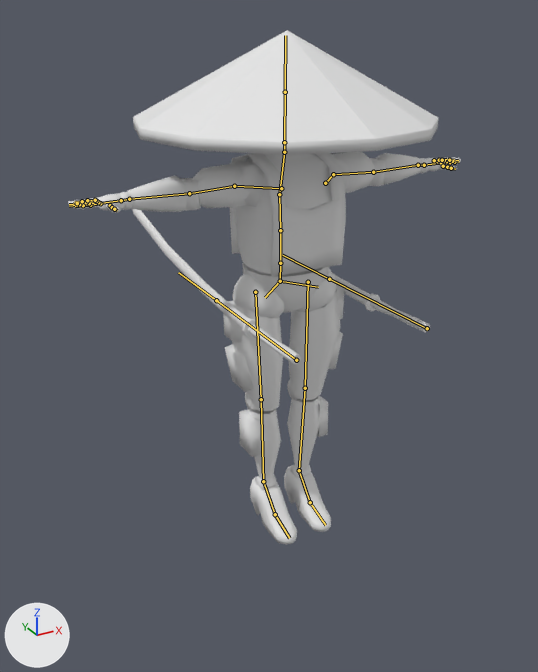
Renders of the Blender file Criação de Personagens II/Proxy Model.blend from each side of a commit.
Before and after are seen from a 50 mm camera at (-2.26, -3.88, 3.36) aimed at (-0.11, 0.02, 1.41). Arrows for +X, +Y and +Z are at lower left; the lights stay in place. The picture after the commit comes second. The bones that bend it are drawn over the model as lines.

Names of what the first picture shows: 'Chapéu', 'Character', 'Katana.L', 'Katana.R'.
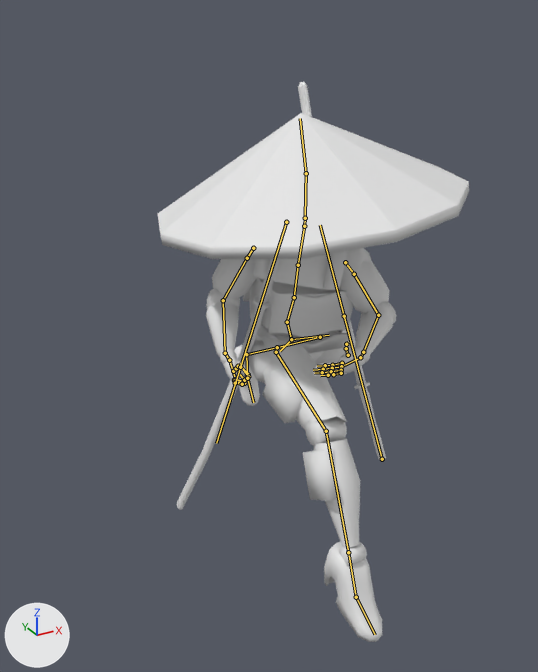
The newer file adds an action. The first version stands in its rest pose; the second is drawn at frame 10 of the action 'Corrida'.

Location of each change, (x1, y1, x2, y2) in pixels of the pictures (538 x 672 px):
'Character', posed (52% narrower): before (68, 152, 461, 545); after (206, 248, 396, 642)
'Chapéu', posed (17% taller): before (133, 30, 438, 155); after (158, 113, 469, 259)
'Katana.R', posed: before (133, 209, 301, 364); after (177, 259, 280, 510)
'Katana.L', posed: before (333, 274, 430, 332); after (298, 82, 386, 460)
bone 'Barriga', root to tip: before (280, 263) to (280, 230); after (287, 322) to (294, 297)
bone 'Tronco_inferior', root to tip: before (280, 230) to (279, 194); after (294, 297) to (298, 265)
bone 'Tronco_Superior', root to tip: before (279, 194) to (284, 152); after (298, 265) to (304, 226)
bone 'Pescoço', root to tip: before (284, 152) to (284, 142); after (304, 226) to (305, 218)
bone 'Cabeça', root to tip: before (284, 142) to (285, 89); after (305, 218) to (306, 171)
bone 'Clavicula.R', root to tip: before (281, 188) to (234, 186); after (253, 248) to (247, 258)
bone 'Braço.R', root to tip: before (189, 193) to (129, 199); after (223, 300) to (225, 353)
bone 'Pulso.R', root to tip: before (129, 199) to (121, 200); after (225, 353) to (229, 360)
bone 'Mão.R', root to tip: before (121, 200) to (97, 203); after (229, 360) to (236, 381)
bone 'Indicador_Base.R', root to tip: before (100, 203) to (90, 205); after (234, 379) to (244, 380)
bone 'Indicador_Meio.R', root to tip: before (90, 205) to (83, 205); after (244, 380) to (247, 375)
bone 'Indicador_Ponta.R', root to tip: before (83, 205) to (75, 206); after (247, 375) to (243, 369)
bone 'Dedão_Base.R', root to tip: before (110, 205) to (112, 207); after (233, 371) to (236, 368)
bone 'Médio_Base.R', root to tip: before (98, 202) to (89, 203); after (234, 380) to (244, 381)
bone 'Médio_Meio.R', root to tip: before (89, 203) to (79, 204); after (244, 381) to (248, 374)
bone 'Médio_Ponta.R', root to tip: before (79, 204) to (69, 206); after (248, 374) to (242, 367)
bone 'Anelar_Base.R', root to tip: before (96, 201) to (86, 202); after (235, 382) to (244, 383)
bone 'Anelar_Meio.R', root to tip: before (86, 202) to (77, 203); after (244, 383) to (248, 376)
bone 'Anelar_Ponta.R', root to tip: before (77, 203) to (69, 204); after (248, 376) to (244, 370)
bone 'Mindinho_Base.R', root to tip: before (95, 200) to (87, 200); after (235, 383) to (242, 384)
bone 'Mindinho_Meio.R', root to tip: before (87, 200) to (82, 201); after (242, 384) to (244, 380)
bone 'Mindinho_Ponta.R', root to tip: before (82, 201) to (74, 202); after (244, 380) to (240, 374)
bone 'Clavicula.L', root to tip: before (325, 183) to (333, 174); after (345, 262) to (354, 274)
bone 'Braço.L', root to tip: before (373, 172) to (418, 165); after (378, 315) to (363, 352)
bone 'Pulso.L', root to tip: before (418, 165) to (424, 165); after (363, 352) to (360, 357)
bone 'Mao.L', root to tip: before (424, 165) to (439, 163); after (360, 357) to (340, 367)
bone 'Indicador_Base.L', root to tip: before (443, 163) to (450, 162); after (342, 363) to (332, 365)
bone 'Dedão_Base.L', root to tip: before (443, 166) to (447, 167); after (348, 355) to (346, 348)
bone 'Dedão_Meio.L', root to tip: before (447, 167) to (451, 168); after (346, 348) to (346, 344)
bone 'Dedão_Ponta.L', root to tip: before (451, 168) to (455, 169); after (346, 344) to (348, 342)
bone 'Médio_Base.L', root to tip: before (440, 162) to (446, 161); after (341, 366) to (332, 368)
bone 'Anelar_Base.L', root to tip: before (437, 161) to (444, 160); after (341, 370) to (331, 371)
bone 'Mindinho_Base.L', root to tip: before (434, 160) to (439, 160); after (341, 373) to (333, 374)
bone 'Pelve', root to tip: before (280, 263) to (280, 281); after (287, 322) to (291, 339)
bone 'Perna.R', root to tip: before (255, 292) to (261, 399); after (276, 352) to (326, 431)
bone 'Feet.R', root to tip: before (263, 481) to (275, 514); after (348, 552) to (356, 597)
bone 'Perna.L', root to tip: before (308, 282) to (305, 388); after (320, 337) to (277, 347)
bone 'Feet.L', root to tip: before (299, 470) to (310, 502); after (246, 354) to (247, 378)

The change in detail:
Bone 'IK.L' (bone_ik_l) moves from (0.0, 0.0, 0.0) to (0.165, 1.203, 0.399).
Bone 'IK.L' (bone_ik_l) turns from (0, 0, 0) to (0, 0, -5) degrees about its own x, y and z.
Bone 'Pole_Perna.L' (bone_pole_perna_l) moves from (0.0, 0.0, 0.0) to (-0.001, -0.326, 1.16).
Bone 'Master' (bone_master) moves from (0.0, 0.0, 0.0) to (0.0, -0.049, -0.365).
Bone 'Master' (bone_master) turns from (0, 0, 0) to (23, -2, 5) degrees about its own x, y and z.
Bone 'Barriga' (bone_barriga) turns from (0, 0, 0) to (0, -11, 0) degrees about its own x, y and z.
Bone 'Tronco_inferior' (bone_tronco_inferior) turns from (0, 0, 0) to (-12, -9, 2) degrees about its own x, y and z.
Bone 'Tronco_Superior' (bone_tronco_superior) turns from (0, 0, 0) to (-9, -19, 3) degrees about its own x, y and z.
Bone 'Pescoço' (bone_pescoço) turns from (0, 0, 0) to (14, -2, 6) degrees about its own x, y and z.
Bone 'Cabeça' (bone_cabeça) turns from (0, 0, 0) to (-1, 32, 1) degrees about its own x, y and z.
Bone 'Item_Cabeça' (bone_item_cabeça) turns from (0, 0, 0) to (-15, 0, 0) degrees about its own x, y and z.
Bone 'Clavicula.R' (bone_clavicula_r) moves from (0.0, 0.0, 0.0) to (-0.001, 0.005, 0.0).
Bone 'Clavicula.R' (bone_clavicula_r) turns from (0, 0, 0) to (-62, -24, 35) degrees about its own x, y and z.
Bone 'Braço.R' (bone_braço_r) turns from (0, 0, 0) to (-23, 0, 41) degrees about its own x, y and z.
Bone 'Pulso.R' (bone_pulso_r) turns from (0, 0, 0) to (-31, 30, -13) degrees about its own x, y and z.
Bone 'Mão.R' (bone_mão_r) turns from (0, 0, 0) to (12, 0, 0) degrees about its own x, y and z.
Bone 'Indicador_Base.R' (bone_indicador_base_r) turns from (0, 0, 0) to (67, 0, 0) degrees about its own x, y and z.
Bone 'Indicador_Meio.R' (bone_indicador_meio_r) turns from (0, 0, 0) to (67, 0, 0) degrees about its own x, y and z.
Bone 'Indicador_Ponta.R' (bone_indicador_ponta_r) turns from (0, 0, 0) to (67, 0, 0) degrees about its own x, y and z.
Bone 'Dedão_Base.R' (bone_dedão_base_r) turns from (0, 0, 0) to (-18, 0, 0) degrees about its own x, y and z.
Bone 'Médio_Base.R' (bone_médio_base_r) turns from (0, 0, 0) to (67, 0, 0) degrees about its own x, y and z.
Bone 'Médio_Meio.R' (bone_médio_meio_r) turns from (0, 0, 0) to (67, 0, 0) degrees about its own x, y and z.
Bone 'Médio_Ponta.R' (bone_médio_ponta_r) turns from (0, 0, 0) to (67, 0, 0) degrees about its own x, y and z.
Bone 'Anelar_Base.R' (bone_anelar_base_r) turns from (0, 0, 0) to (67, 0, 0) degrees about its own x, y and z.
Bone 'Anelar_Meio.R' (bone_anelar_meio_r) turns from (0, 0, 0) to (67, 0, 0) degrees about its own x, y and z.
Bone 'Anelar_Ponta.R' (bone_anelar_ponta_r) turns from (0, 0, 0) to (67, 0, 0) degrees about its own x, y and z.
Bone 'Mindinho_Base.R' (bone_mindinho_base_r) turns from (0, 0, 0) to (67, 0, 0) degrees about its own x, y and z.
Bone 'Mindinho_Meio.R' (bone_mindinho_meio_r) turns from (0, 0, 0) to (67, 0, 0) degrees about its own x, y and z.
Bone 'Mindinho_Ponta.R' (bone_mindinho_ponta_r) turns from (0, 0, 0) to (67, 0, 0) degrees about its own x, y and z.
Bone 'Clavicula.L' (bone_clavicula_l) turns from (0, 0, 0) to (-43, 8, -34) degrees about its own x, y and z.
Bone 'Braço.L' (bone_braço_l) turns from (0, 0, 0) to (-22, 0, -56) degrees about its own x, y and z.
Bone 'Pulso.L' (bone_pulso_l) turns from (0, 0, 0) to (0, -52, 0) degrees about its own x, y and z.
Bone 'Mao.L' (bone_mao_l) turns from (0, 0, 0) to (-42, 0, 0) degrees about its own x, y and z.
Bone 'Indicador_Base.L' (bone_indicador_base_l) turns from (0, 0, 0) to (20, 0, 0) degrees about its own x, y and z.
Bone 'Dedão_Base.L' (bone_dedão_base_l) turns from (0, 0, 0) to (-30, 0, 0) degrees about its own x, y and z.
Bone 'Dedão_Meio.L' (bone_dedão_meio_l) turns from (0, 0, 0) to (22, 0, 0) degrees about its own x, y and z.
Bone 'Dedão_Ponta.L' (bone_dedão_ponta_l) turns from (0, 0, 0) to (32, 0, 0) degrees about its own x, y and z.
Bone 'Médio_Base.L' (bone_médio_base_l) turns from (0, 0, 0) to (20, 0, 0) degrees about its own x, y and z.
Bone 'Anelar_Base.L' (bone_anelar_base_l) turns from (0, 0, 0) to (20, 0, 0) degrees about its own x, y and z.
Bone 'Mindinho_Base.L' (bone_mindinho_base_l) turns from (0, 0, 0) to (20, 0, 0) degrees about its own x, y and z.
Bone 'Pelve' (bone_pelve) turns from (0, 0, 0) to (-47, 0, 0) degrees about its own x, y and z.
Bone 'Perna.R' (bone_perna_r) moves from (0.0, 0.0, 0.0) to (-0.014, 0.005, 0.05).
Bone 'Feet.R' (bone_feet_r) turns from (0, 0, 0) to (43, 0, -1) degrees about its own x, y and z.
Bone 'Perna.L' (bone_perna_l) moves from (0.0, 0.0, 0.0) to (0.007, 0.003, 0.024).
Bone 'Feet.L' (bone_feet_l) turns from (0, 0, 0) to (-10, 0, 0) degrees about its own x, y and z.
Bone 'IK.R' (bone_ik_r) moves from (0.0, 0.0, 0.0) to (-0.148, -1.257, 0.334).
Bone 'IK.R' (bone_ik_r) turns from (0, 0, 0) to (0, 0, 9) degrees about its own x, y and z.
